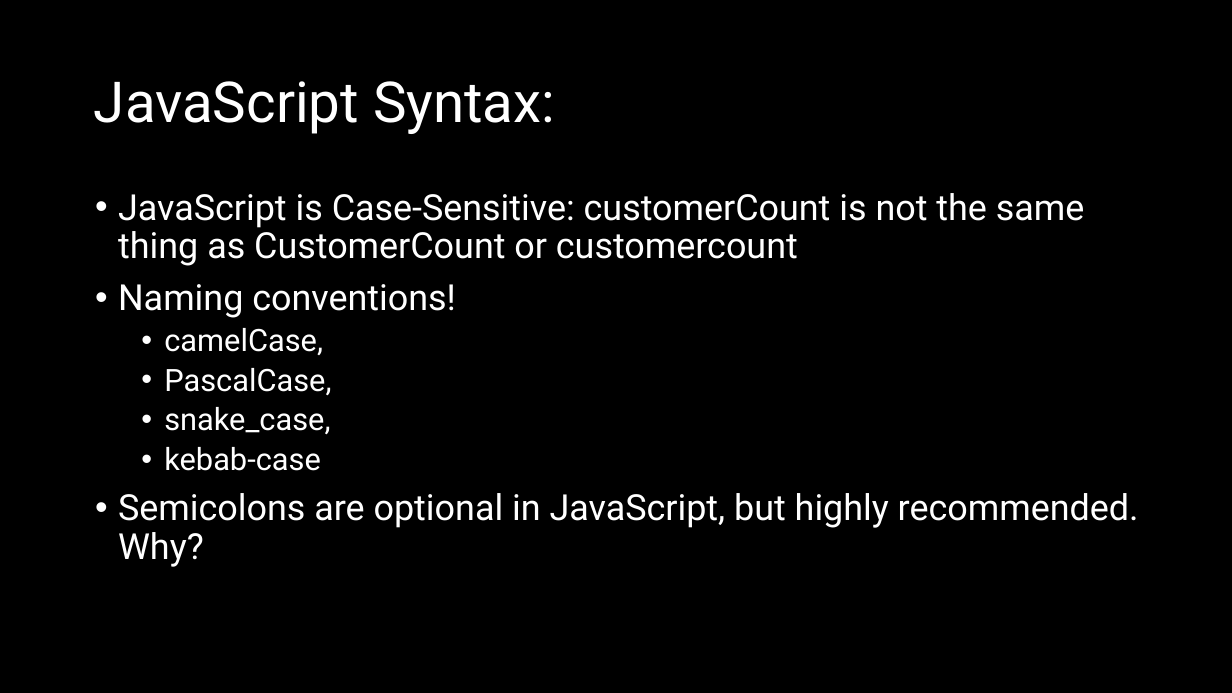
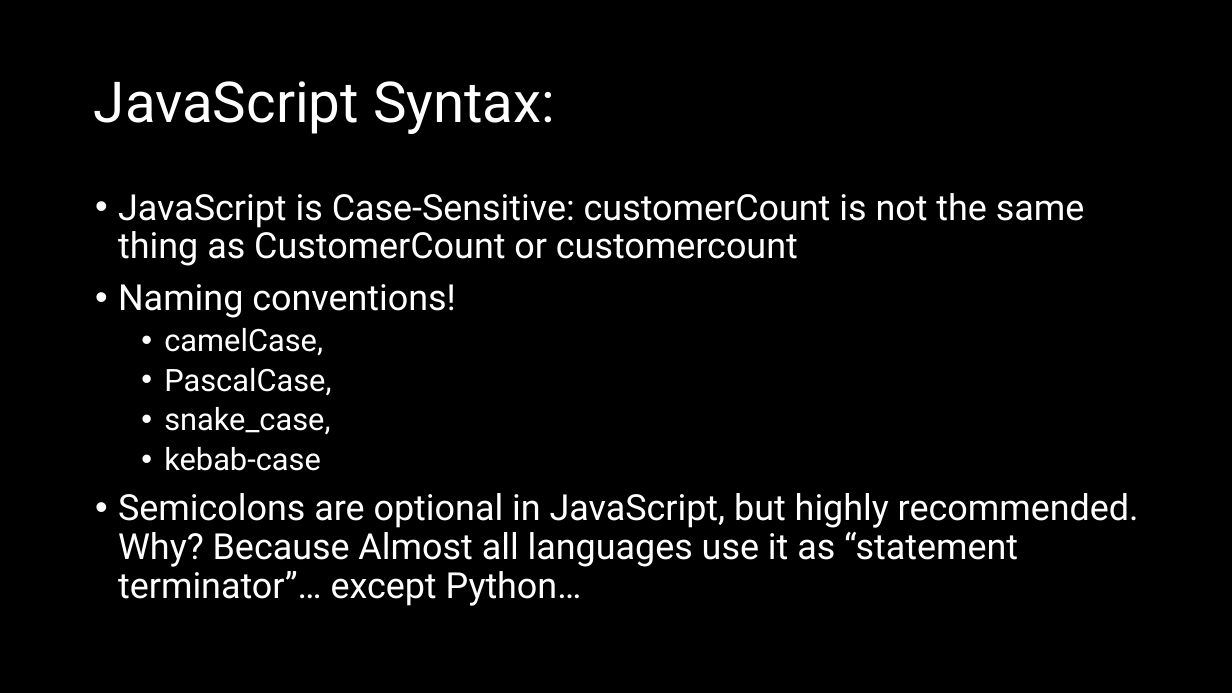
Before and after one commit to natiquekeyin/spring2025, a slide deck: slide 9 of JavaScript/Week1/Week 1.pptx. Drawn at 1232x693 pixels with LibreOffice and Linux fonts; fonts in the diff are those of the drawing. Boxes give left, top, right and bottom in pixels: in the first picture for what was removed or moved away, otherwise in the second. Text is boxed around its words. In the diff, an @@ line names an element or a change of style, - is before the commit and + after.

```diff
--- a/JavaScript/Week1/Week 1.pptx
+++ b/JavaScript/Week1/Week 1.pptx
@@ text at (118,493,1139,606): text changed @@
-• Semicolons are optional in JavaScript, but highly recommended. Why?
+• Semicolons are optional in JavaScript, but highly recommended. Why? Because Almost all languages use it as “statement terminator”… except Python…
```
Also in this commit, not shown: 4 other files.
